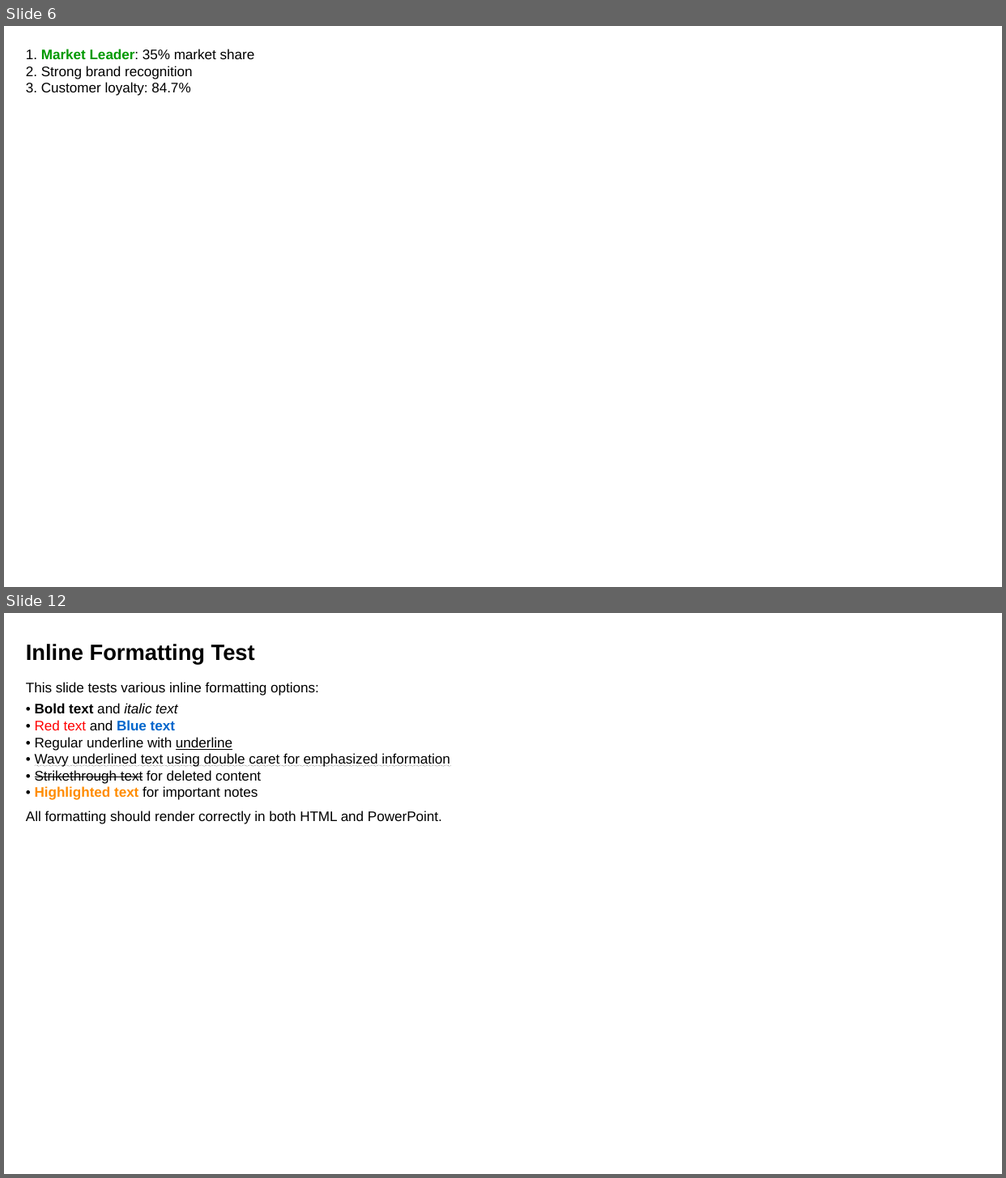
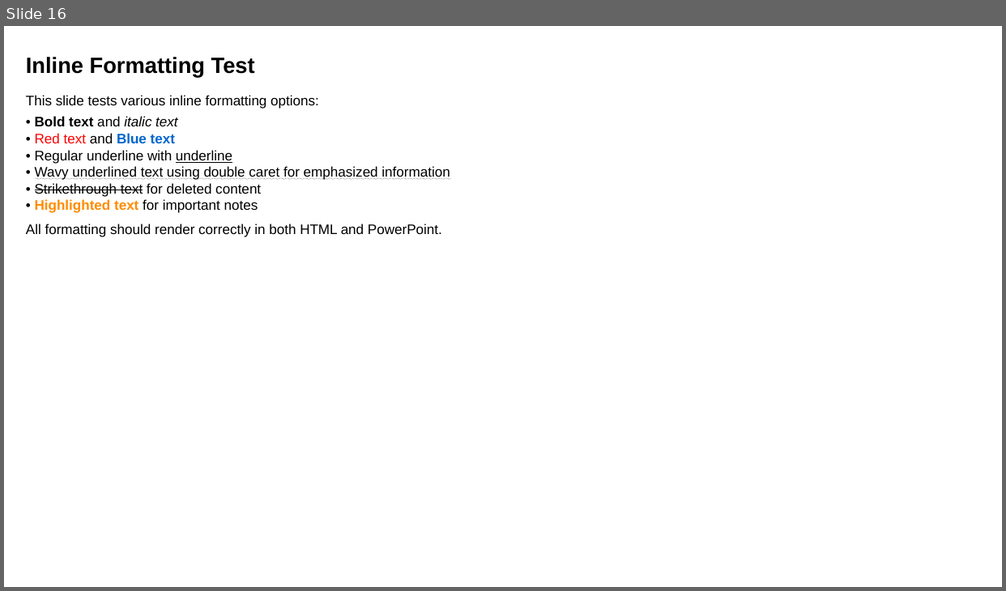
Before and after one commit to louisazhou/slidegenerator, a slide deck: output/notebook_example_default.pptx. Shown one above the other, each under a label of ours: slides 6 and 12 before the commit, slide 16 after it; the slides between them are not shown. The pictures are 1006x1178 and 1006x591 pixels, drawn with LibreOffice and Linux fonts; fonts in the diff are those of the drawing. Boxes give left, top, right and bottom in pixels: in the first picture for what was removed or moved away, otherwise in the second. Text is boxed around its words. In the diff, an @@ line names an element or a change of style, - is before the commit and + after.

```diff
--- a/output/notebook_example_default.pptx
+++ b/output/notebook_example_default.pptx
@@ slide 6 removed at [4,26,1002,587], background #FFFFFF @@
@@ text removed at [26,49,255,96] @@
-1. Market Leader: 35% market share
-2. Strong brand recognition
-3. Customer loyalty: 84.7%
@@ what was slide 12 is now slide 16 @@
```
Also in this commit, not shown: 9 slides changed, 5 slides added, 28 other files.
